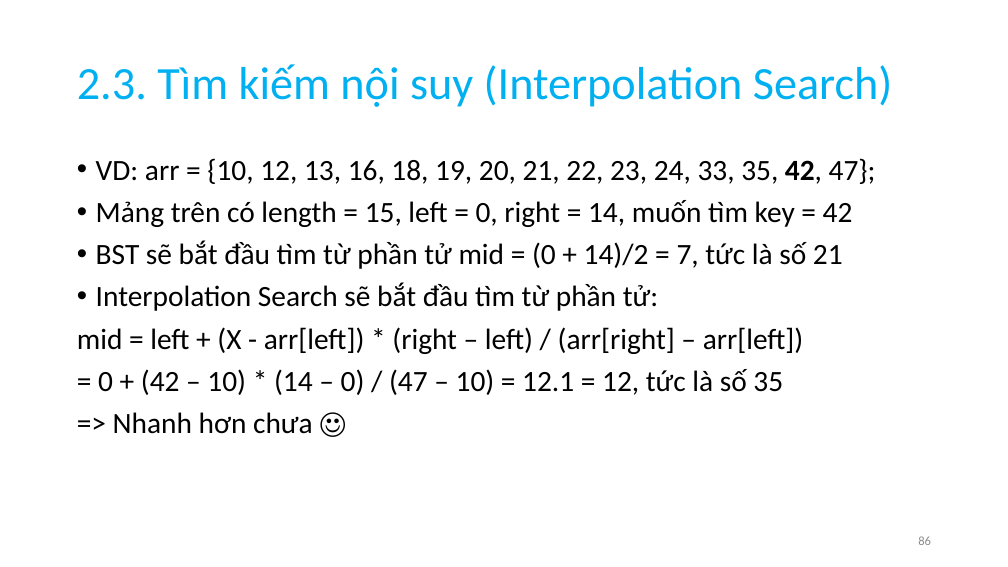
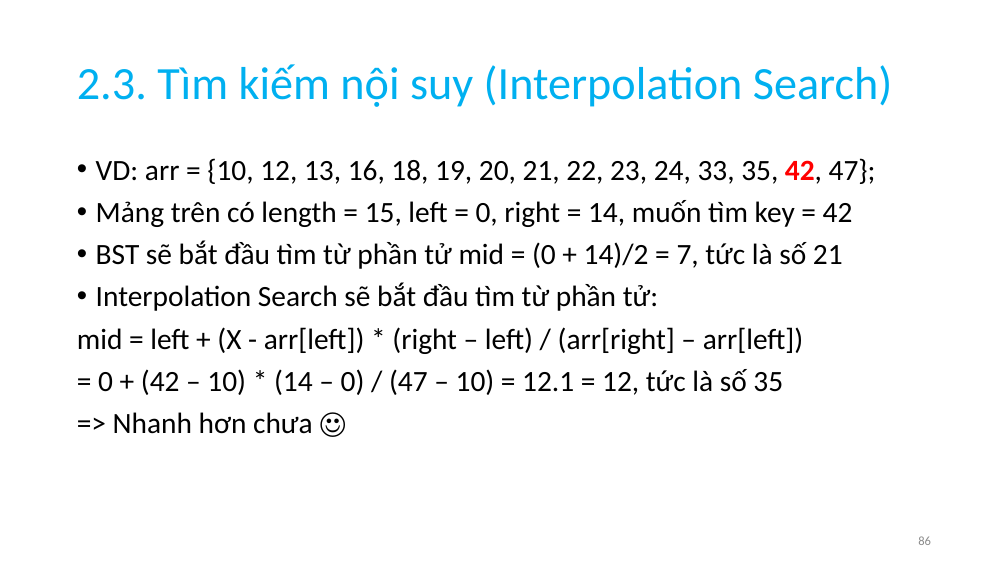
Before and after one commit to anhtuta/Notes, a slide deck: slide 86 of DSA.pptx. Drawn at 1008x567 pixels with LibreOffice and Linux fonts; fonts in the diff are those of the drawing. Boxes give left, top, right and bottom in pixels: in the first picture for what was removed or moved away, otherwise in the second. Text is boxed around its words. In the diff, an @@ line names an element or a change of style, - is before the commit and + after.

```diff
--- a/DSA.pptx
+++ b/DSA.pptx
@@ text at [96,158,876,184]: text colour #000000 to #FF0000 in "42," @@
```
Also in this commit, not shown: 2 other slides changed, 1 slide added, 3 other files.
